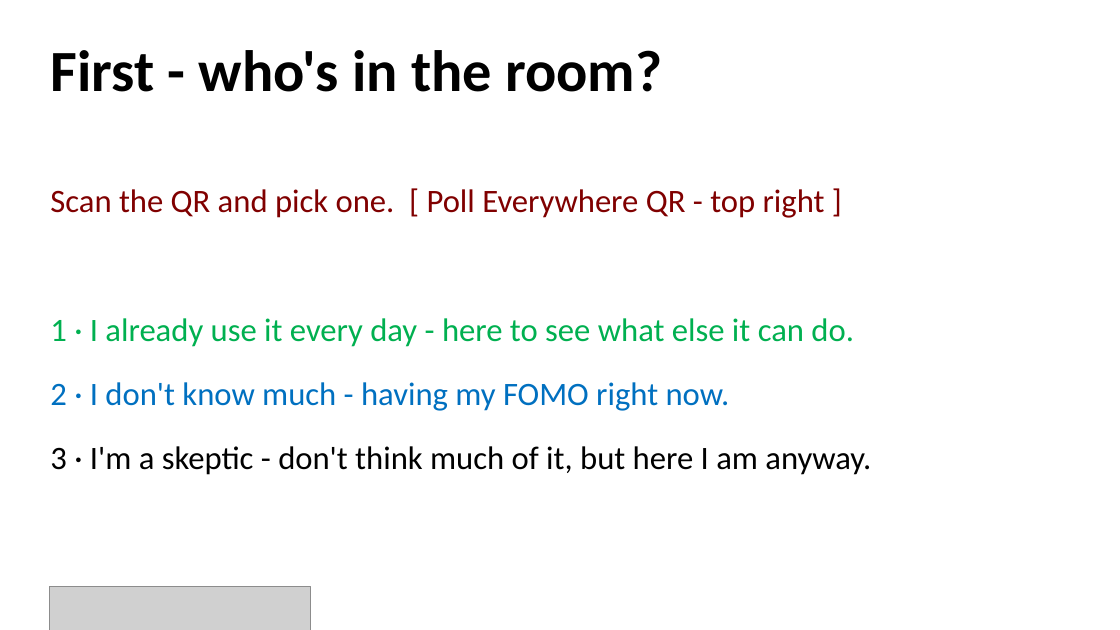
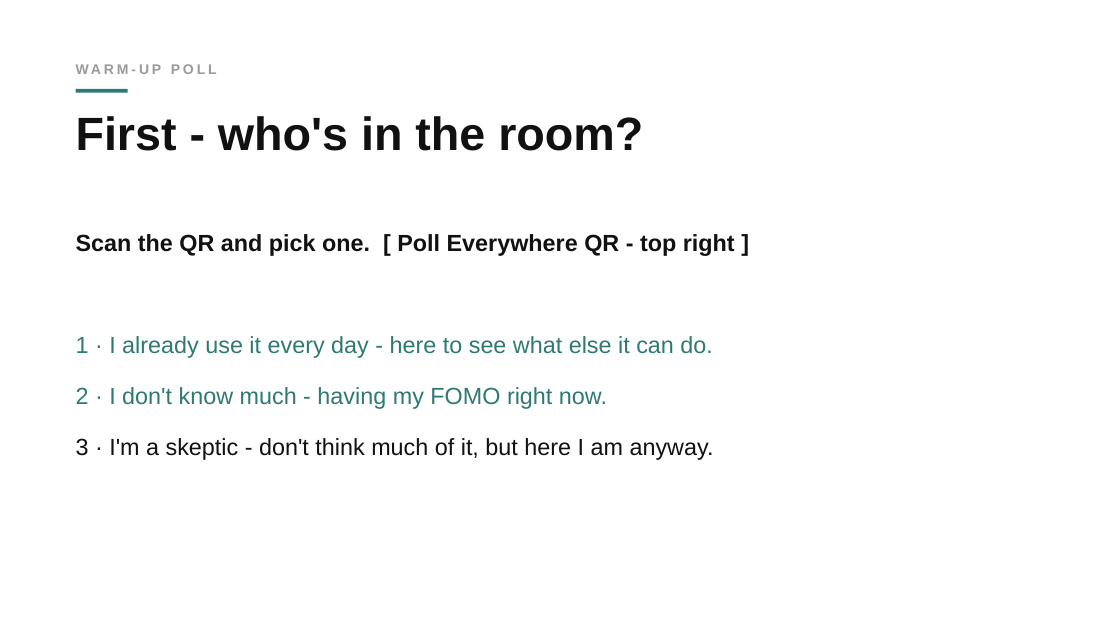
Before and after one commit to batuhan-gundogdu/uchicago-claude-code-workshop, a slide deck: slide 2 of deck/workshop.pptx. Drawn at 1120x630 pixels with LibreOffice and Linux fonts; fonts in the diff are those of the drawing; grey boxes stand for pictures. Boxes give left, top, right and bottom in pixels: in the first picture for what was removed or moved away, otherwise in the second. Text is boxed around its words. In the diff, an @@ line names an element or a change of style, - is before the commit and + after.

Commit message:
Restyle workshop deck to minimalist 'simple' look
Rewrite theme.js: white space, Avenir Next, small gray uppercase
micro-labels with a short teal rule, bold black titles, a faint
watermark word on the cover, and a single muted-teal accent (drops the
UChicago footer/phoenix and the blue/green/maroon semantic palette;
emphasis -> teal, punchlines -> black bold, labels -> gray). Add
kickers and a cover watermark in build.js.

```diff
--- a/deck/workshop.pptx
+++ b/deck/workshop.pptx
@@ rectangle added at <box>76,89,128,92</box>, fill #2E7A72 @@
@@ text "First - who's in the ...": place and size @@
-text "First - who's in the ..." at <box>50,50,662,92</box>
+text "First - who's in the ..." at <box>76,116,643,151</box>
@@ text "First - who's in the ..." at <box>76,116,643,151</box>: size 50 to 40 pt, font Calibri to Arial, text colour #000000 to #111111; line spacing 1 to 0.98 @@
@@ text "Scan the QR and pick ...": place and size @@
-text "Scan the QR and pick ..." at <box>50,189,871,475</box>
+text "Scan the QR and pick ..." at <box>76,234,735,460</box>
@@ text "Scan the QR and pick ..." at <box>76,234,735,460</box>: size 28 to 20 pt, font Calibri to Arial; text colour #800000 to #111111, bold on in "Scan the QR and pick one. [ ..."; text colour #00B050 to #2E7A72 in "1 · I already use it every ..."; text colour #0070C0 to #2E7A72 in "2 · I don't know much - ..."; text colour #000000 to #111111 in "3 · I'm a skeptic - don't ..."; line spacing 1.1 to 1.15; less space between paragraphs @@
@@ text added at <box>397,234,440,252</box>, 12 pt, text #9A9A9A, bold @@
+WARM-UP POLL
@@ picture removed at <box>50,586,311,630</box> @@
```
Also in this commit, not shown: 16 other slides changed, 2 other files.
